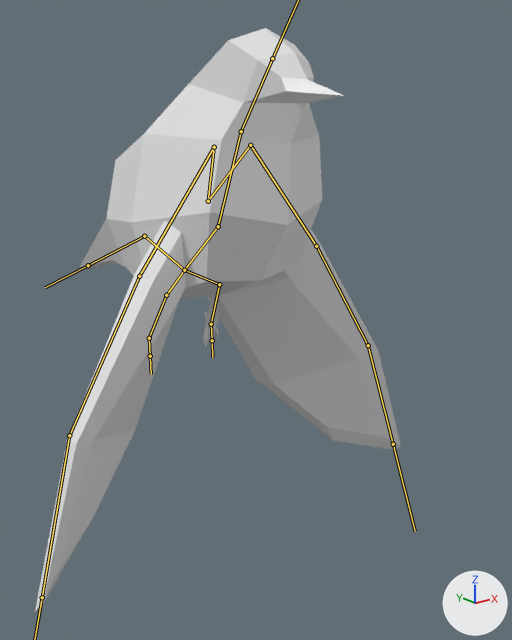
A saved change to the FBX model Assets/Models/Birb/Birb.fbx.
One viewpoint serves both versions: a 50 mm lens placed at (-2.26, -3.25, 1.39), pointed at (0.18, -0.19, 0.16). Lighting does not change. The marker at lower right points along +X, +Y and +Z. Both versions are drawn at frame 25 of the action 'Bird|OLD Fly'; the numbers are the values there. The bones that bend it are drawn over the model as lines.

Objects in the first picture: 'Body', 'Wings Mesh'.
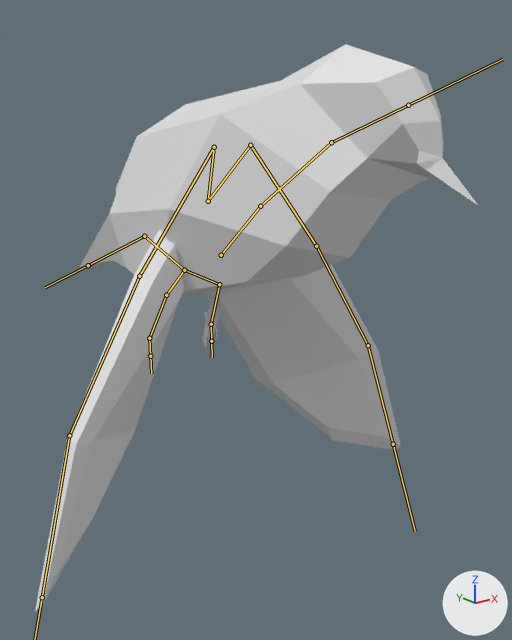
Edits to the scene script, one JSON object a line:
```json
{"block": "bone_base", "where": "bone_base = bpy.data.objects['Bird'].pose.bones['Base']"}
{"op": "set", "path": "bone_base.location", "old": "(0.0, 0.0, 0.0)", "new": "(0.0, 0.38, 0.13)"}
{"block": "bone_spine", "where": "bone_spine = bpy.data.objects['Bird'].pose.bones['Spine']  # child of 'Base'"}
{"op": "set", "path": "bone_spine.rotation_quaternion", "old": "(1.0, 0.0, 0.0, 0.0)", "new": "(0.958, -0.268, 0.099, 0.018)", "note": "degrees (0, 0, 0) -> degrees (-31, 12, -1)"}
```

Boxes [x1, y1, x2, y2] around the edits, measured in the pictures (512 x 640 px):
```json
{"object": "Body", "change": "posed", "before": [80, 28, 344, 347], "after": [80, 44, 479, 347], "on screen": "51% wider"}
{"bone": "Base", "before": "(184, 270) to (218, 226)", "after": "(221, 255) to (260, 206)"}
{"bone": "Spine", "before": "(218, 226) to (241, 131)", "after": "(260, 206) to (331, 142)"}
```
